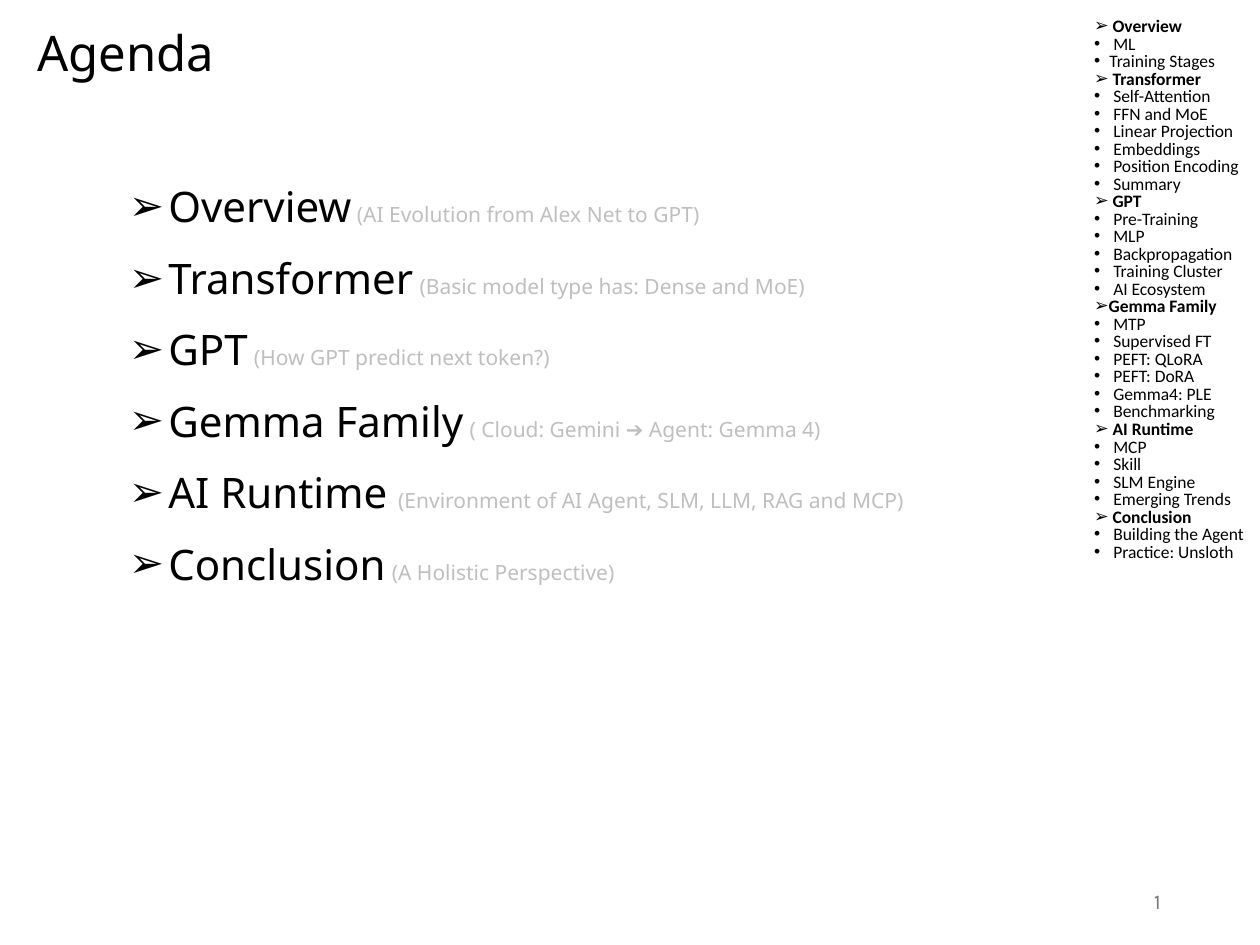
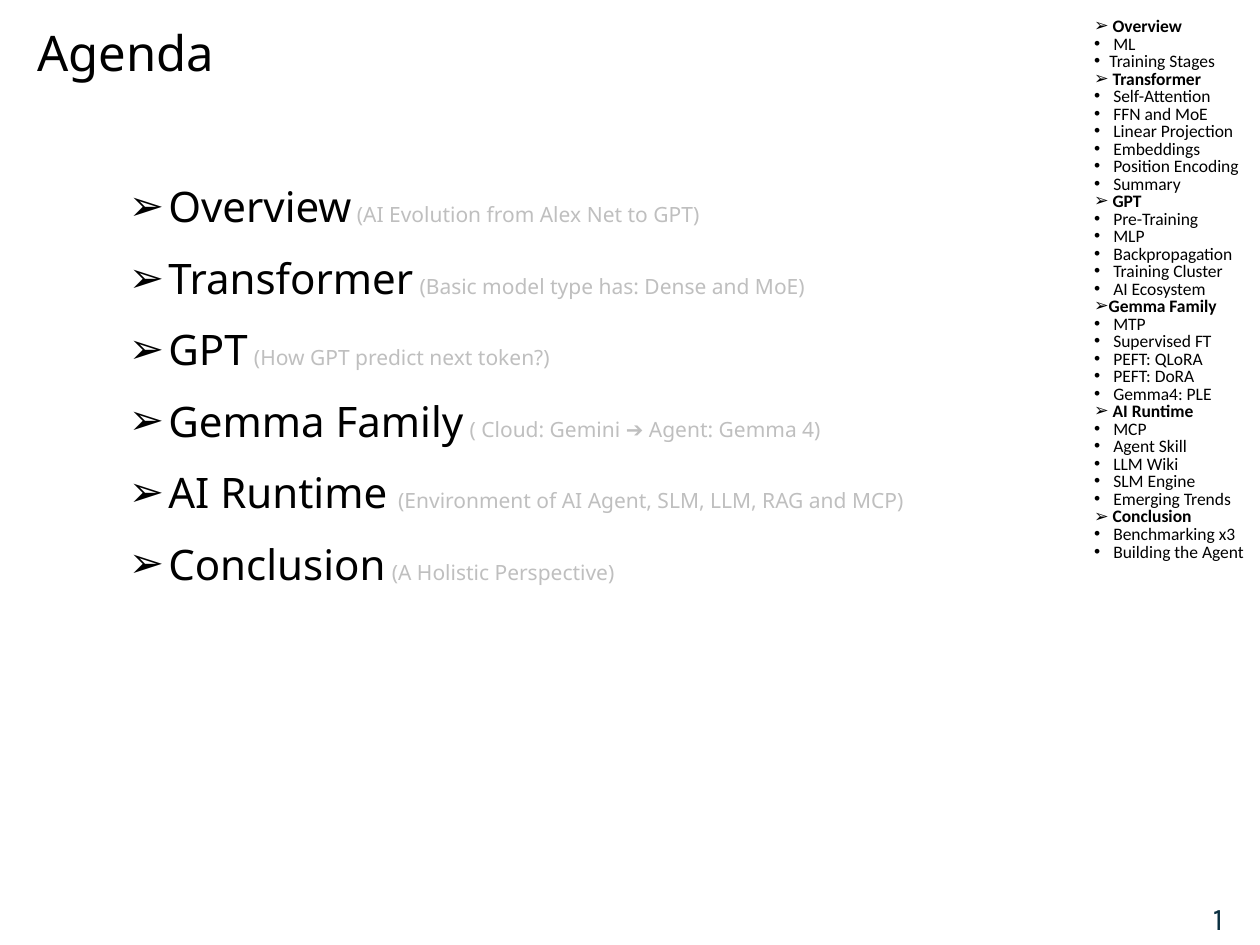
Before and after one commit to navibator/crazy-ai, a slide deck: slide 2 of gemma-v4-0914.pptx. Drawn at 1260x945 pixels with LibreOffice and Linux fonts; fonts in the diff are those of the drawing; background and template pictures are left out. Boxes give left, top, right and bottom in pixels: in the first picture for what was removed or moved away, otherwise in the second. Text is boxed around its words. In the diff, an @@ line names an element or a change of style, - is before the commit and + after.

```diff
--- a/gemma-v4-0914.pptx
+++ b/gemma-v4-0914.pptx
@@ text at box(1113, 405, 1215, 420): paragraph removed @@
-    • Benchmarking
@@ text at box(1113, 440, 1187, 470): text changed @@
-    • Skill
+    • Agent Skill
+    • LLM Wiki
@@ text at box(1113, 528, 1235, 543): paragraph added @@
+    • Benchmarking x3
@@ text at box(1113, 546, 1233, 558): paragraph removed @@
-    • Practice: Unsloth
@@ page number: place and size @@
-page number at box(1154, 896, 1161, 909)
+page number at box(1213, 910, 1223, 930)
@@ page number at box(1213, 910, 1223, 930): size 12 to 18 pt, text colour #797979 to #0B3041; alignment right to left @@
```
Also in this commit, not shown: 35 other slides changed, 1 other file.
